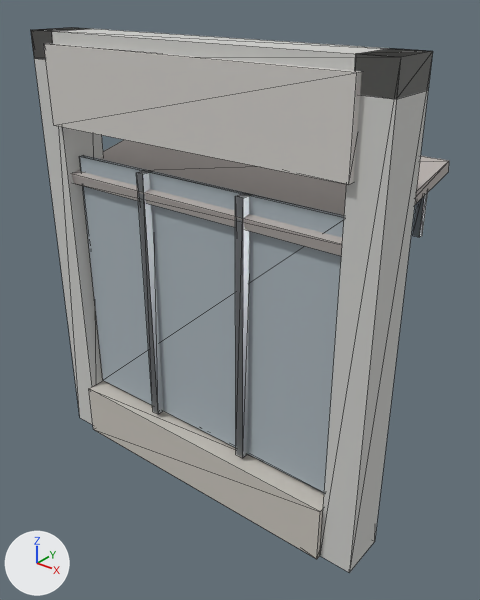
The glTF model public/models/facade/ground_shopfront_awning.lod2.glb as it was, and as the next commit left it.
The view is the same before and after, from a 50 mm lens placed at (3.66, -3.83, 4.62), pointed at (0.08, 0.64, 1.85). The axes (+X, +Y, +Z) are drawn at lower left. The lights are the same throughout. The picture after the commit comes second. Mesh edges are drawn as thin lines. Where no turn or scale is listed for an object, it has been applied to the vertices. Vertices at exactly the same position are counted once.

Objects in the first picture: 'facade_ground_shopfront_awning'.
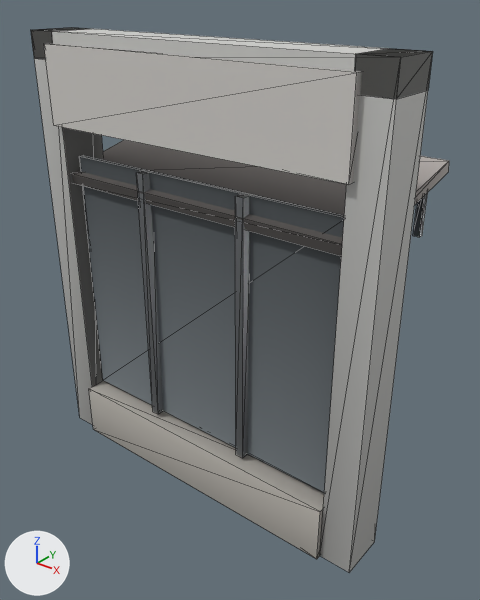
Where the change shows, as pixel boxes (x1, y1, x2, y2) in the pictures (480 x 600 px; the box of a moved part takes in the faces that stretch with it):
'facade_ground_shopfront_awning', recoloured, reshaped (darker): (31, 27, 449, 573) in both
part 1 of me_facade_ground_shopfront_awning, moved or reshaped: (31, 27, 433, 573) in both

The change, as a list of edits to the scene's bpy script:
```text
Change mat_concrete_cast:
    where n0 = _N.new('ShaderNodeBsdfPrincipled'); n0.name = 'Principled BSDF'
    remove n0.inputs[0].default_value = (0.62, 0.62, 0.6, 1.0)  # 'Base Color', light grey #cececb
    add n2 = _N.new('ShaderNodeMix'); n2.name = 'Mix'
    add n2.data_type = 'RGBA'
    add n2.blend_type = 'MULTIPLY'
    add n2.inputs[0].default_value = 1.0  # 'Factor'
    add n2.inputs[7].default_value = (0.62, 0.62, 0.6, 1.0)  # 'B', light grey #cececb
    add n3 = _N.new('ShaderNodeVertexColor'); n3.name = 'Color Attribute'
    add _L.new(n2.outputs[2], n0.inputs[0])  # 'Result' to 'Base Color'
    add _L.new(n3.outputs[0], n2.inputs[6])  # 'Color' to 'A'
Change mat_timber_painted:
    where n0 = _N.new('ShaderNodeBsdfPrincipled'); n0.name = 'Principled BSDF'
    remove n0.inputs[0].default_value = (0.58, 0.55, 0.5, 1.0)  # 'Base Color', light grey #c8c4bc
    add n2 = _N.new('ShaderNodeMix'); n2.name = 'Mix'
    add n2.data_type = 'RGBA'
    add n2.blend_type = 'MULTIPLY'
    add n2.inputs[0].default_value = 1.0  # 'Factor'
    add n2.inputs[7].default_value = (0.58, 0.55, 0.5, 1.0)  # 'B', light grey #c8c4bc
    add n3 = _N.new('ShaderNodeVertexColor'); n3.name = 'Color Attribute'
    add _L.new(n2.outputs[2], n0.inputs[0])  # 'Result' to 'Base Color'
    add _L.new(n3.outputs[0], n2.inputs[6])  # 'Color' to 'A'
Change mat_glass_shop:
    where n0 = _N.new('ShaderNodeBsdfPrincipled'); n0.name = 'Principled BSDF'
    remove n0.inputs[0].default_value = (0.4, 0.46, 0.5, 1.0)  # 'Base Color', grey #aab5bc
    add n2 = _N.new('ShaderNodeMix'); n2.name = 'Mix'
    add n2.data_type = 'RGBA'
    add n2.blend_type = 'MULTIPLY'
    add n2.inputs[0].default_value = 1.0  # 'Factor'
    add n2.inputs[7].default_value = (0.4, 0.46, 0.5, 1.0)  # 'B', grey #aab5bc
    add n3 = _N.new('ShaderNodeVertexColor'); n3.name = 'Color Attribute'
    add _L.new(n2.outputs[2], n0.inputs[0])  # 'Result' to 'Base Color'
    add _L.new(n3.outputs[0], n2.inputs[6])  # 'Color' to 'A'
Change mat_metal_painted:
    where n0 = _N.new('ShaderNodeBsdfPrincipled'); n0.name = 'Principled BSDF'
    remove n0.inputs[0].default_value = (0.38, 0.4, 0.42, 1.0)  # 'Base Color', grey #a6aaad
    add n2 = _N.new('ShaderNodeMix'); n2.name = 'Mix'
    add n2.data_type = 'RGBA'
    add n2.blend_type = 'MULTIPLY'
    add n2.inputs[0].default_value = 1.0  # 'Factor'
    add n2.inputs[7].default_value = (0.38, 0.4, 0.42, 1.0)  # 'B', grey #a6aaad
    add n3 = _N.new('ShaderNodeVertexColor'); n3.name = 'Color Attribute'
    add _L.new(n2.outputs[2], n0.inputs[0])  # 'Result' to 'Base Color'
    add _L.new(n3.outputs[0], n2.inputs[6])  # 'Color' to 'A'
Change mat_plastic_signage:
    where n0 = _N.new('ShaderNodeBsdfPrincipled'); n0.name = 'Principled BSDF'
    remove n0.inputs[0].default_value = (0.65, 0.63, 0.6, 1.0)  # 'Base Color', light grey #d3d0cb
    add n2 = _N.new('ShaderNodeMix'); n2.name = 'Mix'
    add n2.data_type = 'RGBA'
    add n2.blend_type = 'MULTIPLY'
    add n2.inputs[0].default_value = 1.0  # 'Factor'
    add n2.inputs[7].default_value = (0.65, 0.63, 0.6, 1.0)  # 'B', light grey #d3d0cb
    add n3 = _N.new('ShaderNodeVertexColor'); n3.name = 'Color Attribute'
    add _L.new(n2.outputs[2], n0.inputs[0])  # 'Result' to 'Base Color'
    add _L.new(n3.outputs[0], n2.inputs[6])  # 'Color' to 'A'
Change mat_fabric_awning:
    where n0 = _N.new('ShaderNodeBsdfPrincipled'); n0.name = 'Principled BSDF'
    remove n0.inputs[0].default_value = (0.48, 0.44, 0.42, 1.0)  # 'Base Color', grey #b8b1ad
    add n2 = _N.new('ShaderNodeMix'); n2.name = 'Mix'
    add n2.data_type = 'RGBA'
    add n2.blend_type = 'MULTIPLY'
    add n2.inputs[0].default_value = 1.0  # 'Factor'
    add n2.inputs[7].default_value = (0.48, 0.44, 0.42, 1.0)  # 'B', grey #b8b1ad
    add n3 = _N.new('ShaderNodeVertexColor'); n3.name = 'Color Attribute'
    add _L.new(n2.outputs[2], n0.inputs[0])  # 'Result' to 'Base Color'
    add _L.new(n3.outputs[0], n2.inputs[6])  # 'Color' to 'A'
Change me_facade_ground_shopfront_awning:
    where me_facade_ground_shopfront_awning.from_pydata(...)  # 84 vertices, 132 faces; spans x -1.8..1.8, y -0.79..0.79, z -2.1..2.1
    me_facade_ground_shopfront_awning part 1
    me_facade_ground_shopfront_awning.vertices[8].co: (1.8, -0.28, 2.1) -> (1.5, -0.73, -2.1)  # pixel (432, 51) -> pixel (319, 555)
    me_facade_ground_shopfront_awning.vertices[9].co: (1.8, -0.73, 2.1) -> (1.8, -0.73, -2.1)  # pixel (400, 57) -> pixel (349, 572)
    me_facade_ground_shopfront_awning.vertices[10].co: (1.5, -0.73, -2.1) -> (1.8, -0.73, 2.1)  # pixel (319, 555) -> pixel (400, 57)
    me_facade_ground_shopfront_awning.vertices[11].co: (1.8, -0.73, -2.1) -> (1.5, -0.73, 2.1)  # pixel (349, 572) -> pixel (355, 53)
    me_facade_ground_shopfront_awning.vertices[12].co: (1.5, -0.73, 2.1) -> (1.8, -0.28, -2.1)  # pixel (355, 53) -> pixel (374, 541)
    me_facade_ground_shopfront_awning.vertices[13].co: (1.8, -0.28, -2.1) -> (1.5, -0.28, -2.1)  # pixel (374, 541) -> not seen
    me_facade_ground_shopfront_awning.vertices[14].co: (1.5, -0.28, -2.1) -> (1.5, -0.28, 2.1)  # not seen -> pixel (389, 48)
    me_facade_ground_shopfront_awning.vertices[15].co: (1.5, -0.28, 2.1) -> (1.8, -0.28, 2.1)  # pixel (389, 48) -> pixel (432, 51)
```
